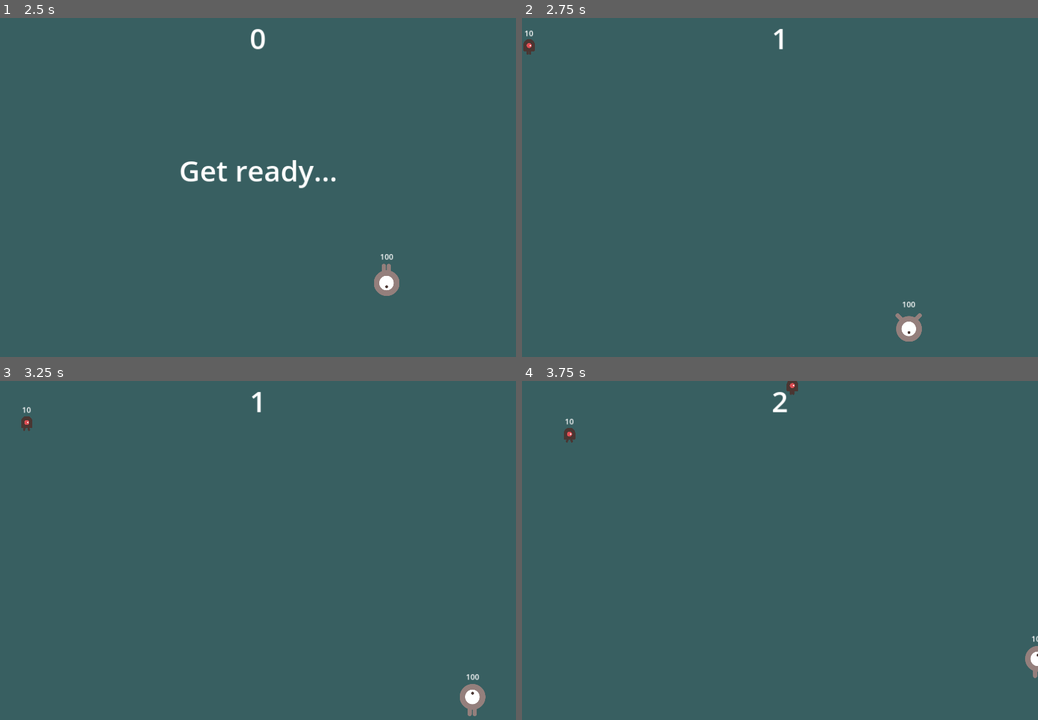
Above: before the commit, frames 1-4 (two rows, left to right).
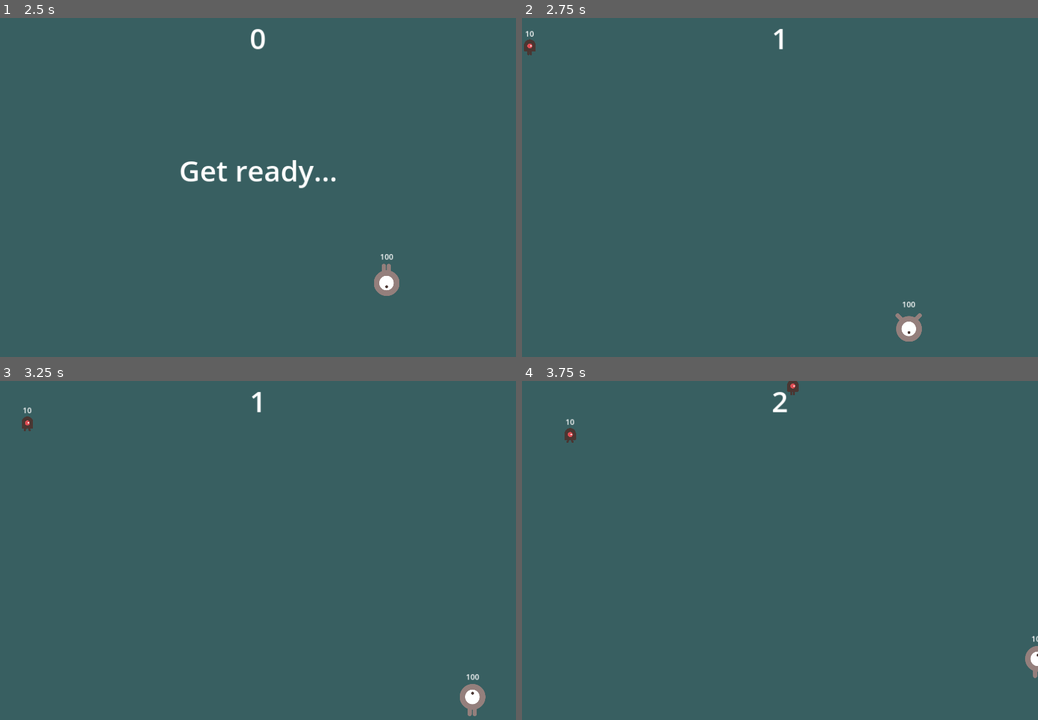
Above: after the commit, the same moments.

Repository: LimZiJia/SurviveTheSemester
Game: Godot game, scene res://main.tscn
The game is run twice, just before and just after one commit, with the same random seed, the same clock (stepped at 60 frames per second) and the same inputs.
Inputs:
- Up to frame 1 (2.5 s): click "Start" at 0.5 s; tap Enter at 1.25 s; hold D (move_right) 1.28-2.03 s; tap Space (attack) at 1.35, 2.1 s; hold S (move_down) from 2.03 s (still down)
- Up to frame 2 (2.75 s): keep holding S (move_down)
- Up to frame 3 (3.25 s): release S (move_down) at 2.78 s; hold D (move_right) from 2.78 s (still down); tap Space (attack) at 2.85 s
- Up to frame 4 (3.75 s): release D (move_right) at 3.53 s; hold W (move_up) from 3.53 s (still down); tap Space (attack) at 3.6 s

Frame 1 is identical in both runs. In frame 2, less than 0.1% of the frame differs, in the area x 0-3%, y 3-12%; in frame 3, less than 0.1%; in frame 4, less than 0.1%, in the area x 8-54%, y 0-19%.

Commit message:
Improved mob pathfinding
Removed the need for a DetectionArea in each mob by initializing the player as target in the _ready method of the mob script

Diff:
--- a/mob.gd
+++ b/mob.gd
@@ -5,8 +5,12 @@
 var target: Player = null
 
 
+func _ready() -> void:
+	if get_tree().has_group("player"):
+		target = get_tree().get_first_node_in_group("player")
 
-func _physics_process(delta):
+
+func _physics_process(delta: float) -> void:
 	var direction = Vector2.ZERO
 
 	if target:
@@ -20,13 +24,5 @@
 	position.y = clamp(position.y, 0, screen_size.y)
 
 
-func _on_detection_area_area_entered(area: Player):
-	target = area
-
-
-func _on_detection_area_area_exited(_area: Player):
-	target = null
-
-
 func _on_health_label_dead():
 	queue_free()
--- a/mob.tscn
+++ b/mob.tscn
@@ -30,9 +30,6 @@
 [sub_resource type="CapsuleShape2D" id="CapsuleShape2D_7fxbd"]
 radius = 12.0
 height = 34.0
-
-[sub_resource type="CircleShape2D" id="CircleShape2D_bq5xo"]
-radius = 1303.53
 
 [node name="Mob" type="RigidBody2D" groups=["mobs"]]
 collision_mask = 0
@@ -70,12 +67,4 @@
 [node name="CollisionShape2D" type="CollisionShape2D" parent="HitboxArea"]
 shape = SubResource("CapsuleShape2D_7fxbd")
 
-[node name="DetectionArea" type="Area2D" parent="."]
-visible = false
-
-[node name="CollisionShape2D" type="CollisionShape2D" parent="DetectionArea"]
-shape = SubResource("CircleShape2D_bq5xo")
-
 [connection signal="dead" from="HealthLabel" to="." method="_on_health_label_dead"]
-[connection signal="area_entered" from="DetectionArea" to="." method="_on_detection_area_area_entered"]
-[connection signal="area_exited" from="DetectionArea" to="." method="_on_detection_area_area_exited"]
--- a/player.tscn
+++ b/player.tscn
@@ -39,7 +39,7 @@
 radius = 27.0
 height = 68.0
 
-[node name="Player" type="Area2D"]
+[node name="Player" type="Area2D" groups=["player"]]
 collision_mask = 0
 script = ExtResource("1_7xkn6")
 
Not shown: 1 places in mob.tscn that only renumber resources
